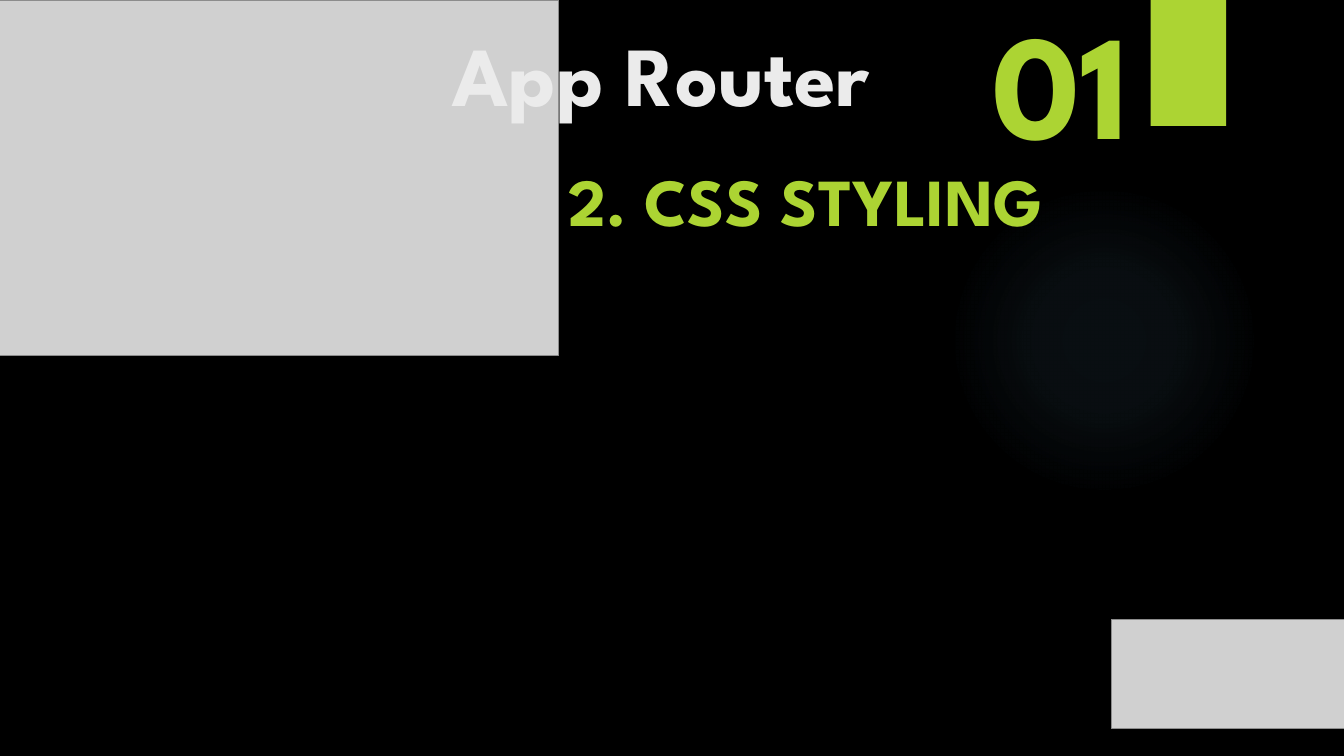
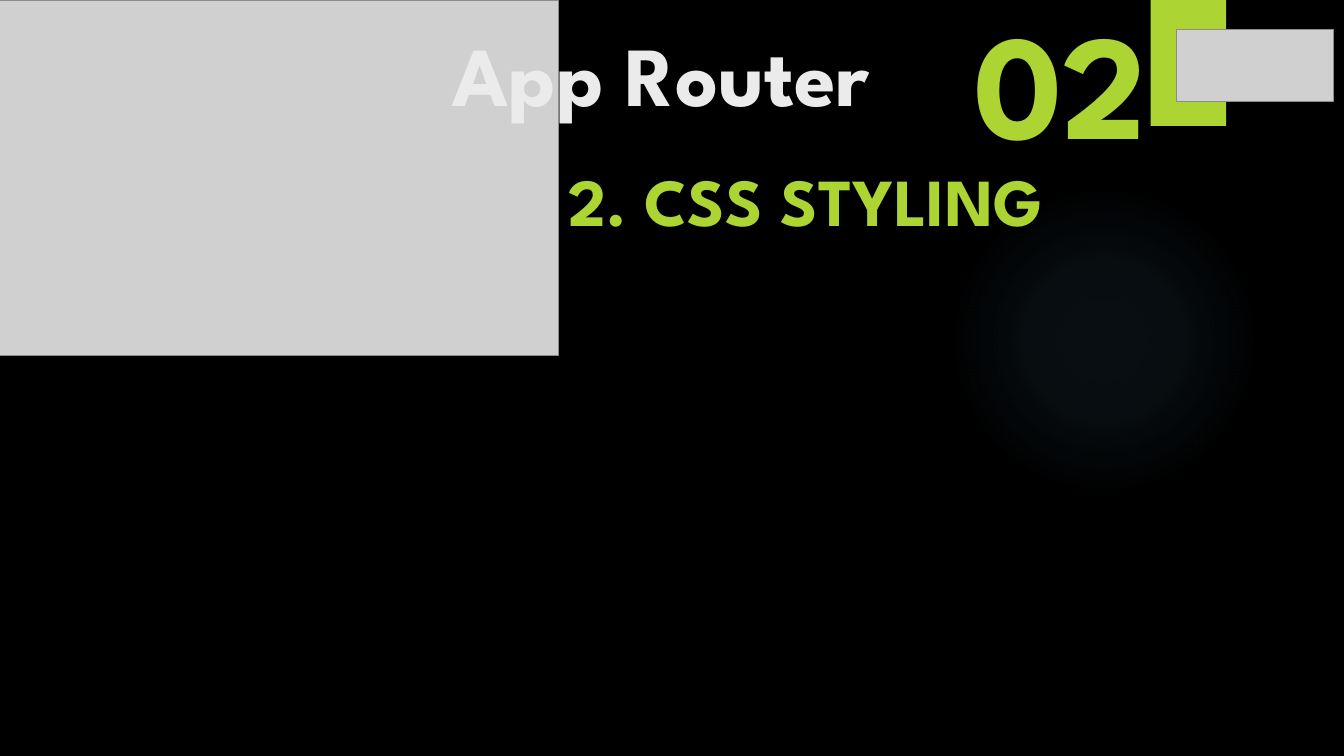
Before and after one commit to yasenstar/learn_javascript, a slide deck: slide 4 of learn_nextjs/2_App_Router/App_Router.pptx. Drawn at 1344x756 pixels with LibreOffice and Linux fonts; fonts in the diff are those of the drawing; grey boxes stand for pictures; background and template pictures are left out. Boxes give left, top, right and bottom in pixels: in the first picture for what was removed or moved away, otherwise in the second. Text is boxed around its words. In the diff, an @@ line names an element or a change of style, - is before the commit and + after.

```diff
--- a/learn_nextjs/2_App_Router/App_Router.pptx
+++ b/learn_nextjs/2_App_Router/App_Router.pptx
@@ text at [974,39,1147,183]: text changed @@
-01
+02
@@ picture: place and size @@
-picture at [1111,620,1344,729]
+picture at [1177,30,1333,102]
```
Also in this commit, not shown: 1 other slide changed, 46 other files.
